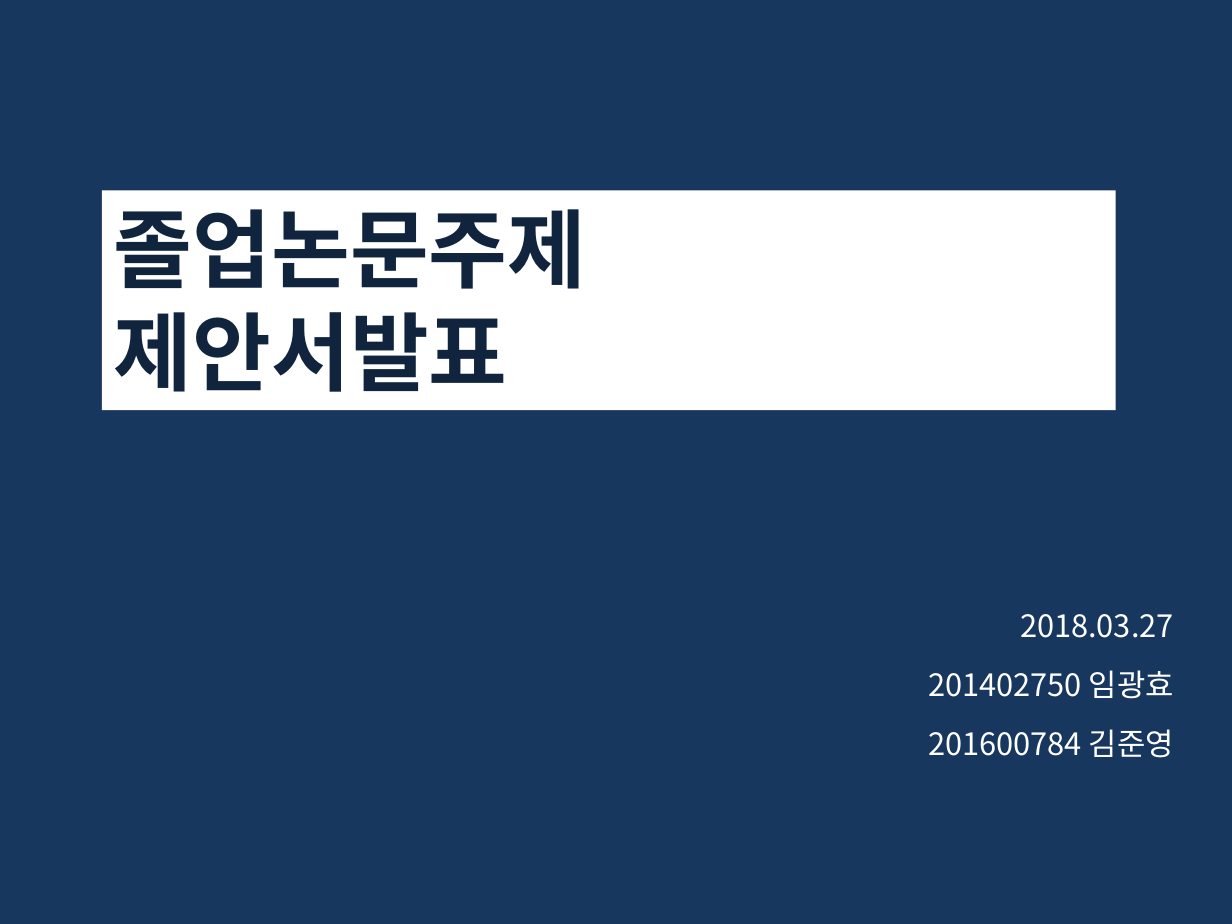
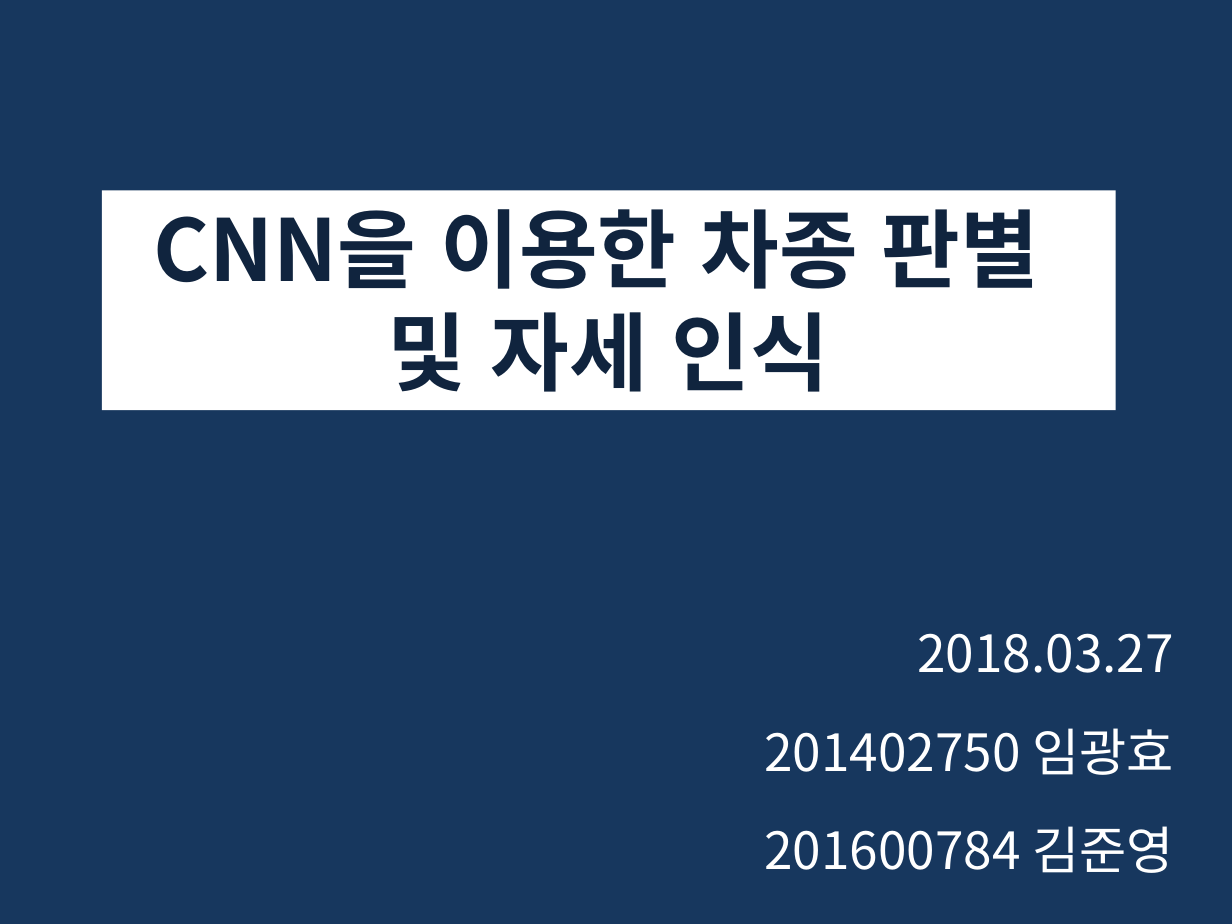
Before and after one commit to glad1470/2019_research, a slide deck: slide 1 of Doc/주제 선정 및 시장 조사_19.03.19/졸업논문 주제_임광효_김준영_2.pptx. Drawn at 1232x924 pixels with LibreOffice and Linux fonts; fonts in the diff are those of the drawing. Boxes give left, top, right and bottom in pixels: in the first picture for what was removed or moved away, otherwise in the second. Text is boxed around its words. In the diff, an @@ line names an element or a change of style, - is before the commit and + after.

```diff
--- a/Doc/주제 선정 및 시장 조사_19.03.19/졸업논문 주제_임광효_김준영_2.pptx
+++ b/Doc/주제 선정 및 시장 조사_19.03.19/졸업논문 주제_임광효_김준영_2.pptx
@@ text in rectangle at (153,209,1039,392): text changed @@
-졸업논문주제
-제안서발표
+CNN을 이용한 차종 판별
+및 자세 인식
@@ text "2018.03.27" at (764,633,1174,873): size 18 to 30 pt @@
```
Also in this commit, not shown: 1 other slide changed.
